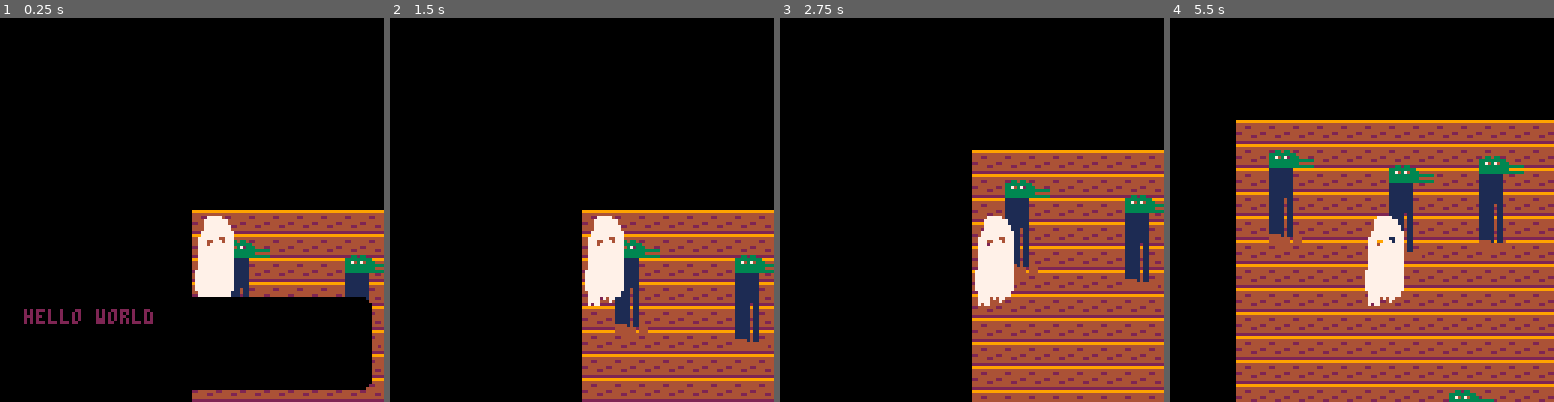
Above: before the commit, frames 1-4 (left to right).
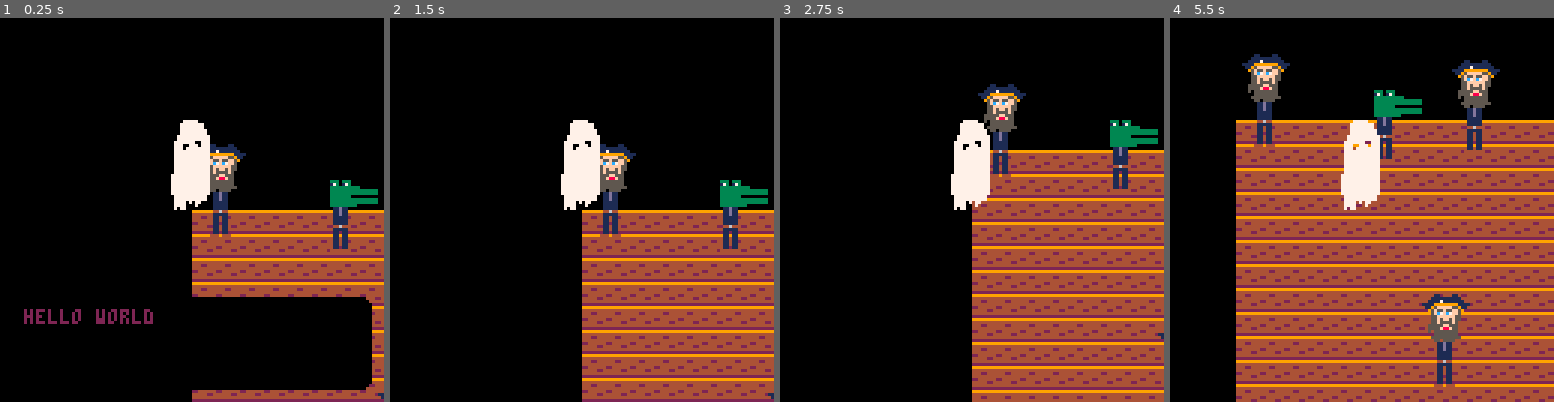
Above: after the commit, the same moments.

Repository: Alfie-Edwards/jaccuse
Game: PICO-8 cartridge game.p8
Two runs of this game, one before a commit and one after it. Both use one fixed random seed, a clock stepped at 60 frames per second and the inputs below.
Inputs (mouse positions are in pixels of both pictures, inside the frame that each line leads up to):
- Up to frame 1 (0.25 s): no input
- Up to frame 2 (1.5 s): tap O (Z key) at 0.33, 0.7, 1.43 s; click (459, 121) at 0.67 s; tap X (X key) at 1.07 s; click (520, 267) at 1.22 s
- Up to frame 3 (2.75 s): click (975, 114) at 1.77 s; hold Left 1.97-2.37 s; tap X (X key) at 2.07, 2.4, 2.73 s; tap O (Z key) at 2.22 s; click (1037, 259) at 2.32 s; hold Down from 2.42 s (still down)
- Up to frame 4 (5.5 s): release Down at 2.82 s; click (1492, 106) at 2.87 s; hold Right 2.87-3.53 s; tap X (X key) every 0.33 s from 3.07 to 5.4 s; tap O (Z key) at 3.1, 3.98, 4.87 s; click (1254, 256) at 3.42 s; hold Up 3.58-4.08 s; click (1315, 102) at 3.97 s; hold Right 4.13-4.53 s; click (1381, 248) at 4.52 s; hold Down 4.58-5.08 s; click (1442, 94) at 5.07 s; hold Left from 5.13 s (still down)

The runs differ from the first frame. In frame 1, 7.3% of the frame differs, in the area x 44-100%, y 26-100%; in frame 2, 8.5%; in frame 3, 8.9%; in frame 4, 13%, in the area x 18-93%, y 9-100%.

Commit message:
Use generic body for all guests

Diff:
--- a/game.p8
+++ b/game.p8
@@ -17,6 +17,9 @@
 	init_scenario()
 	init_speech()
 	say("hello world")
+	sprites = {
+		guest_body = 32
+	}
 end
 
 
--- a/player.lua
+++ b/player.lua
@@ -10,16 +10,16 @@
 		player.x = max(player.x - 1, 0)
 	end
 	if btn(1) then
-		player.x = min(player.x + 1, 240)
+		player.x = min(player.x + 1, 256)
 	end
 	if btn(2) then
 		player.y = max(player.y - 1, 0)
 	end
 	if btn(3) then
-		player.y = min(player.y + 1, 224)
+		player.y = min(player.y + 1, 256)
 	end
 end
 
 function draw_player()
-	spr(64, player.x, player.y, 2, 4)
+	spr(64, player.x - 8, player.y - 32, 2, 4)
 end
--- a/scenario.lua
+++ b/scenario.lua
@@ -1,10 +1,11 @@
 main = {
 	guilty = 1,
-	characters = {
+	guests = {
 		{
 			x = 10,
 			y = 200,
 			sprite = 0,
+			head_x_offset = 4,
 			dialogue = "Hello my name is a",
 		},
 		{
@@ -17,6 +18,7 @@
 			x = 50,
 			y = 15,
 			sprite = 4,
+			head_x_offset = 4,
 			dialogue = "Hello my name is c",
 		},
 		{
@@ -29,6 +31,7 @@
 			x = 200,
 			y = 200,
 			sprite = 8,
+			head_x_offset = 4,
 			dialogue = "Hello my name is e",
 		},
 		{
@@ -41,6 +44,7 @@
 			x = 120,
 			y = 230,
 			sprite = 12,
+			head_x_offset = 4,
 			dialogue = "Hello my name is g",
 		},
 		{
@@ -57,7 +61,12 @@
 end
 
 function draw_characters()
-	for _, character in ipairs(scenario.characters) do
-		spr(character.sprite, character.x, character.y, 2, 4)
+	for _, guest in ipairs(scenario.guests) do
+		local head_x = guest.x
+		if guest.head_x_offset ~= nil then
+			head_x += guest.head_x_offset
+		end
+		spr(guest.sprite, head_x - 8, guest.y - 32, 2, 2)
+		spr(sprites.guest_body, guest.x - 8, guest.y - 16, 2, 2)
 	end
 end
Not shown, changed: 32 lines of the sprite sheet (__gfx__) section of game.p8
